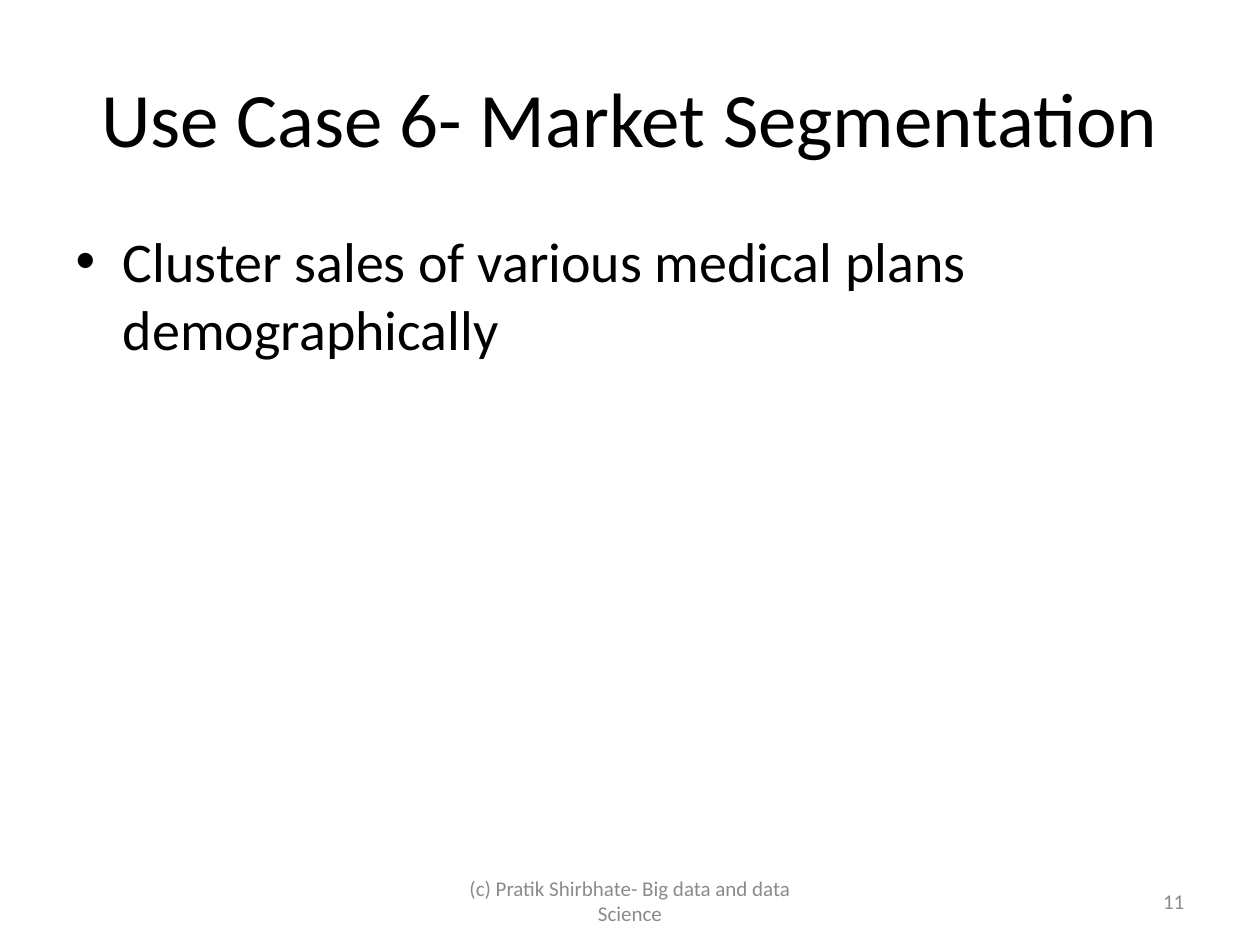
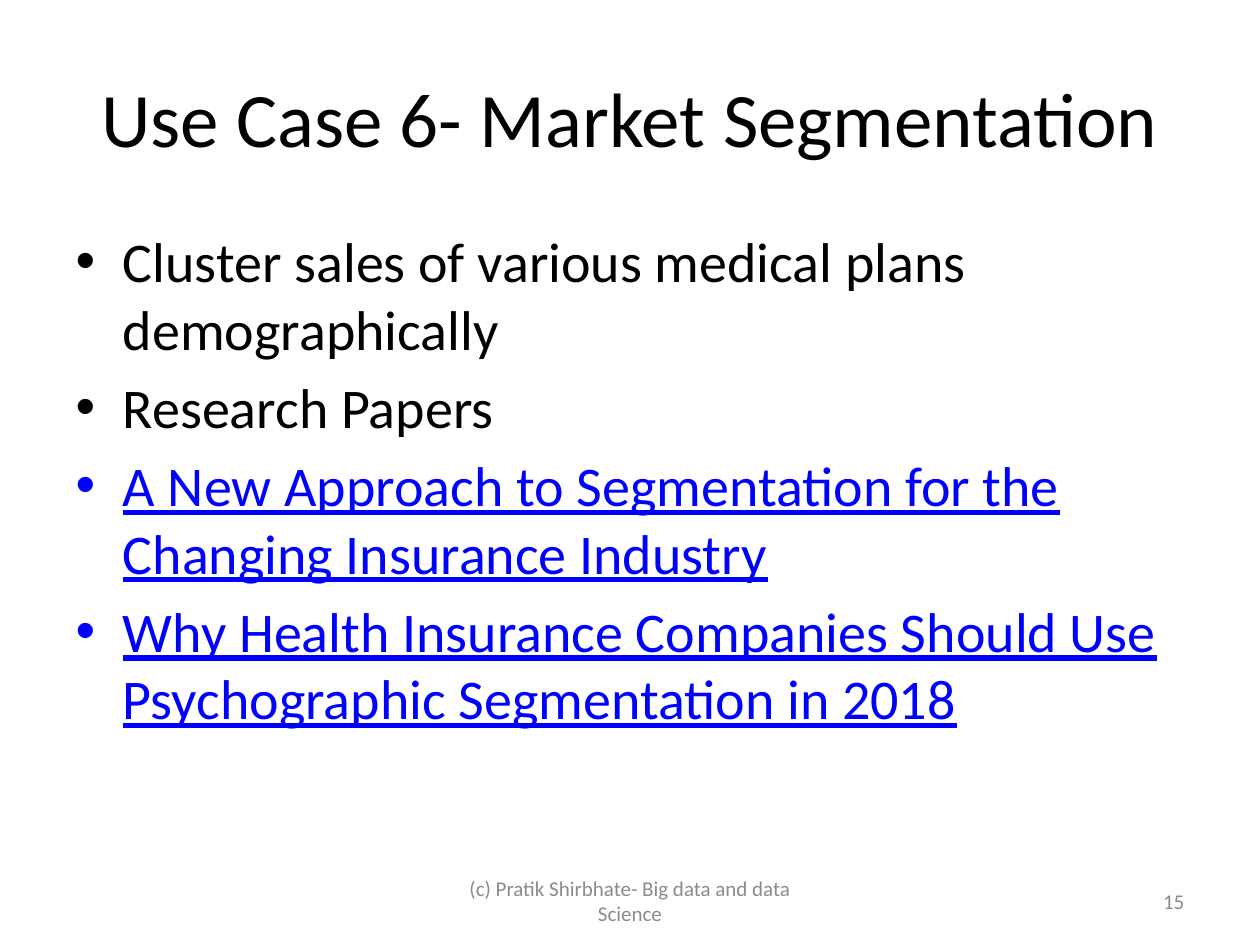
Before and after one commit to PRATIKSHIRBHATE/Cognizant, a slide deck: slide 15 of Humana-ML-Case Studies.pptx (slide 11 before the commit). Drawn at 1260x945 pixels with LibreOffice and Linux fonts; fonts in the diff are those of the drawing. Boxes give left, top, right and bottom in pixels: in the first picture for what was removed or moved away, otherwise in the second. Text is boxed around its words. In the diff, an @@ line names an element or a change of style, - is before the commit and + after.

Commit message:
Modified Slides of individual use cases
Added the links of the research papers relevant to use cases

```diff
--- a/Humana-ML-Case Studies.pptx
+++ b/Humana-ML-Case Studies.pptx
@@ text at (123, 389, 1156, 729): paragraphs added @@
+• Research Papers
+• A New Approach to Segmentation for the Changing Insurance Industry
+• Why Health Insurance Companies Should Use Psychographic Segmentation in 2018
@@ page number at (1163, 895, 1184, 909): text changed @@
-11
+15
```
Also in this commit, not shown: 3 other slides changed, 4 slides added.
